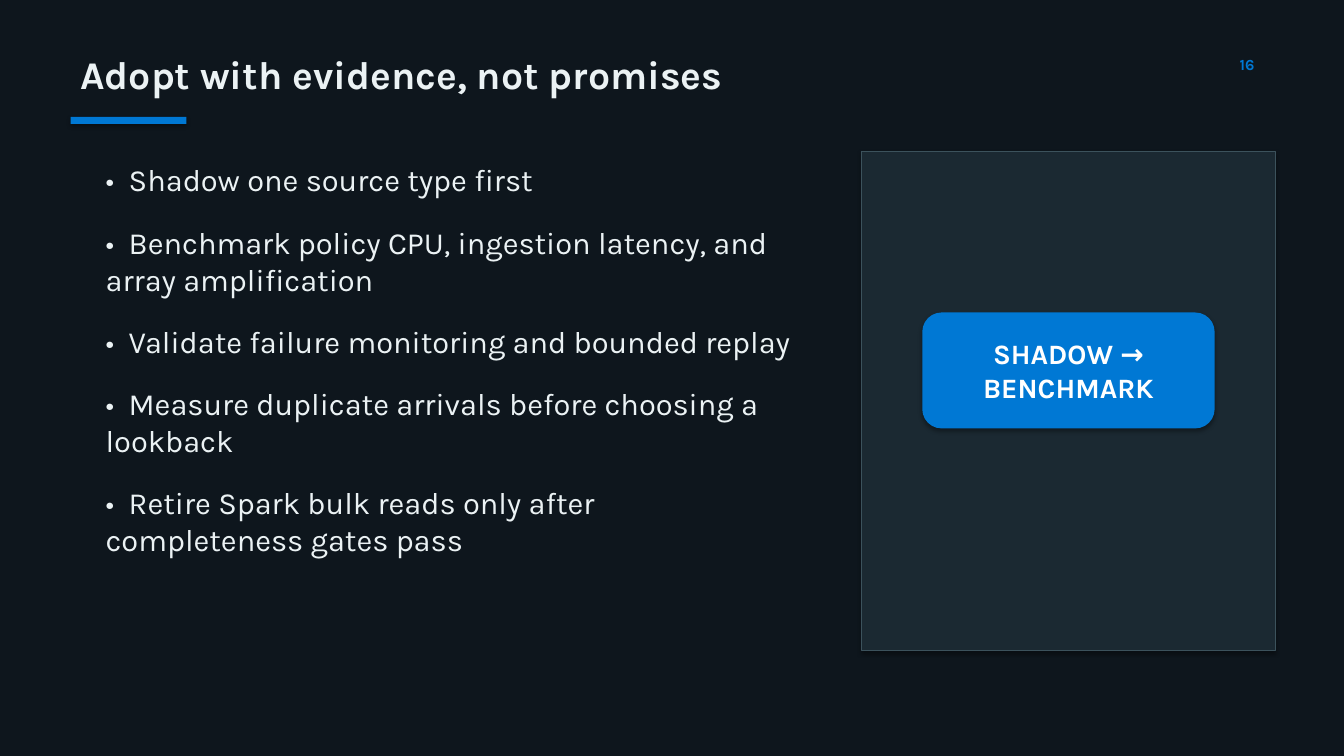
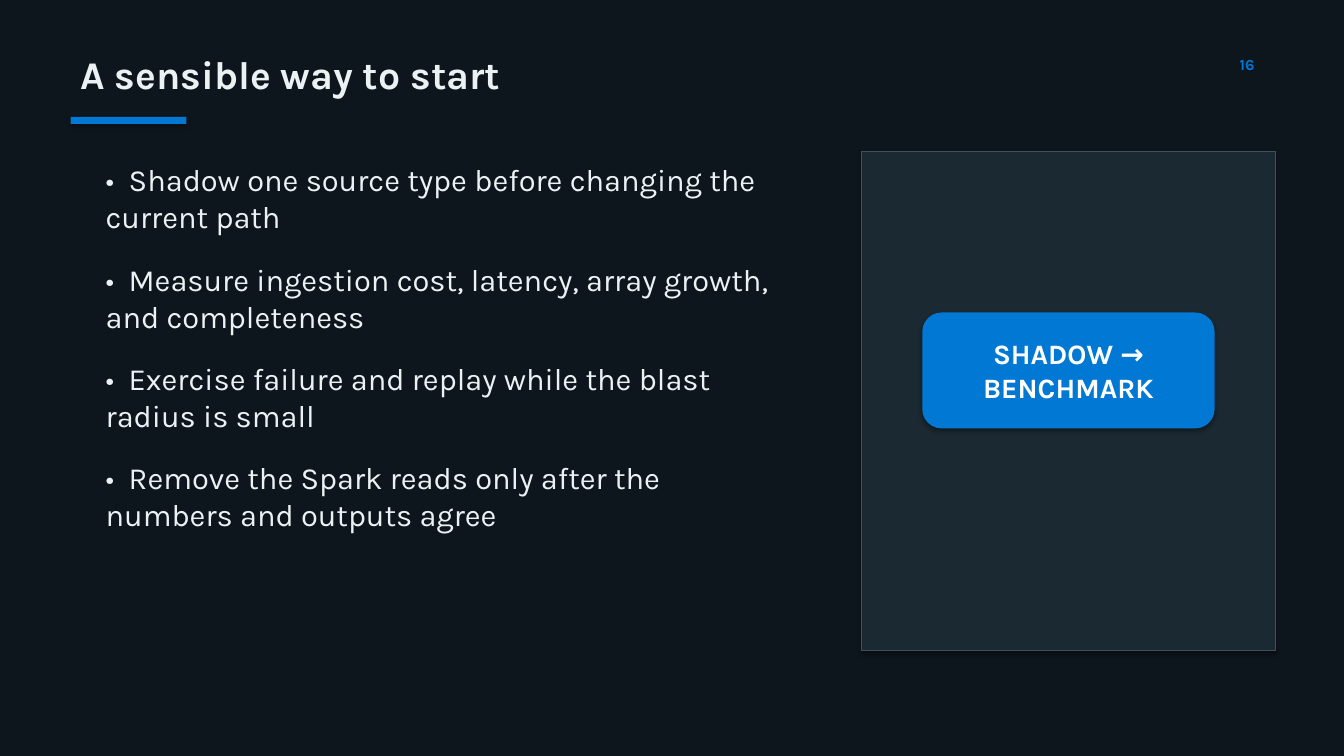
Before and after one commit to MatthieuLefebvre/eventhouse-schema-drift-reference, a slide deck: slide 16 of presentation/eventhouse-schema-drift-reference.pptx. Drawn at 1344x756 pixels with LibreOffice and Linux fonts; fonts in the diff are those of the drawing. Boxes give left, top, right and bottom in pixels: in the first picture for what was removed or moved away, otherwise in the second. Text is boxed around its words. In the diff, an @@ line names an element or a change of style, - is before the commit and + after.

```diff
--- a/presentation/eventhouse-schema-drift-reference.pptx
+++ b/presentation/eventhouse-schema-drift-reference.pptx
@@ text at (x1=80, y1=61, x2=500, y2=99): text changed @@
-Adopt with evidence, not promises
+A sensible way to start
@@ text at (x1=106, y1=170, x2=768, y2=533): text changed @@
-• Shadow one source type first
-• Benchmark policy CPU, ingestion latency, and array amplification
-• Validate failure monitoring and bounded replay
-• Measure duplicate arrivals before choosing a lookback
-• Retire Spark bulk reads only after completeness gates pass
+• Shadow one source type before changing the current path
+• Measure ingestion cost, latency, array growth, and completeness
+• Exercise failure and replay while the blast radius is small
+• Remove the Spark reads only after the numbers and outputs agree
```
Also in this commit, not shown: 15 other slides changed, 3 other files.
